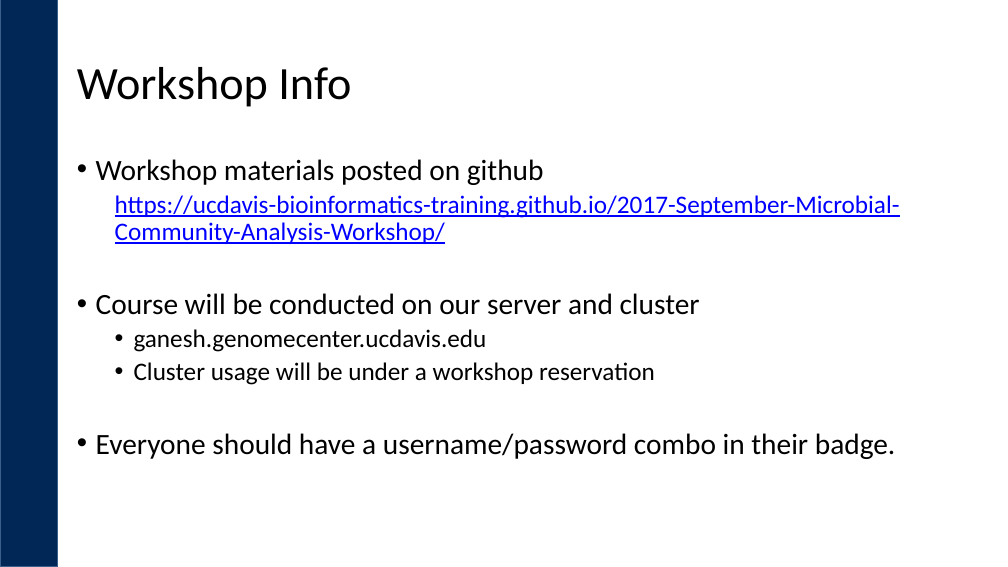
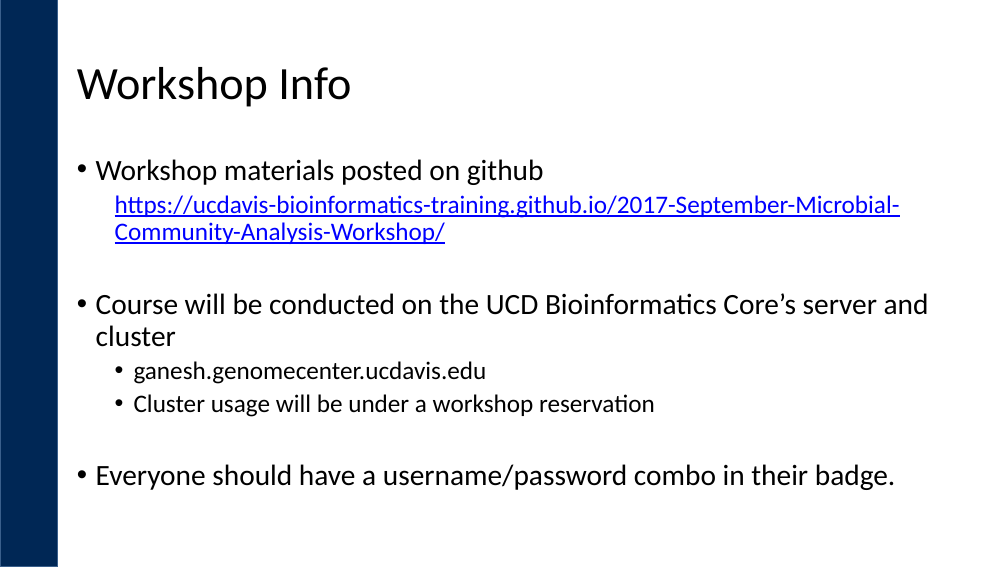
Before and after one commit to ucdavis-bioinformatics-training/2017_2018-single-cell-RNA-sequencing-Workshop-UCD_UCB_UCSF, a slide deck: slide 7 of day1/Introduction.pptx. Drawn at 1008x567 pixels with LibreOffice and Linux fonts; fonts in the diff are those of the drawing; background and template pictures are left out. Boxes give left, top, right and bottom in pixels: in the first picture for what was removed or moved away, otherwise in the second. Text is boxed around its words. In the diff, an @@ line names an element or a change of style, - is before the commit and + after.

```diff
--- a/day1/Introduction.pptx
+++ b/day1/Introduction.pptx
@@ text at (x1=96, y1=293, x2=929, y2=347): text changed @@
-• Course will be conducted on our server and cluster
+• Course will be conducted on the UCD Bioinformatics Core’s server and cluster
```
Also in this commit, not shown: 3 other slides changed, 4 other files.
